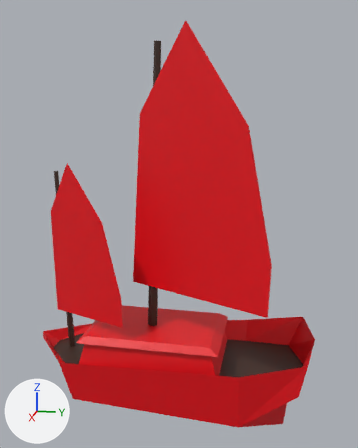
One commit to the Blender file wip/ship.blend: the scene before it, then after it.
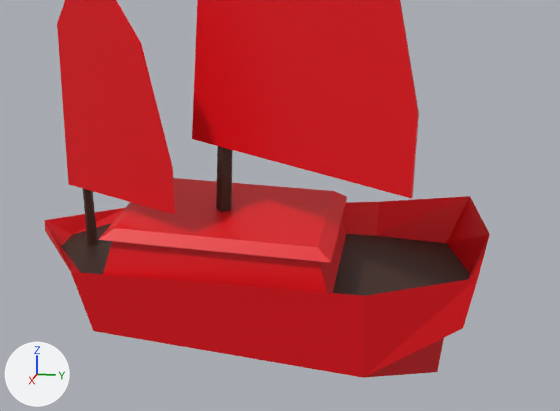
There are two pictures of each version: one whole from a camera (50 mm lens) standing at (6.13, 1.38, 3.88) and looking at (-0.01, 0.15, 2.34), one close up on the part from 4% to 100% of the width and 44% to 100% of the height. The lights are fixed; the arrows at lower left show +X, +Y and +Z. The first two pictures are the older version.

Objects in the first close-up: 'Body', 'Sail', 'Sail.001', 'cabin', 'cabin_roof'.
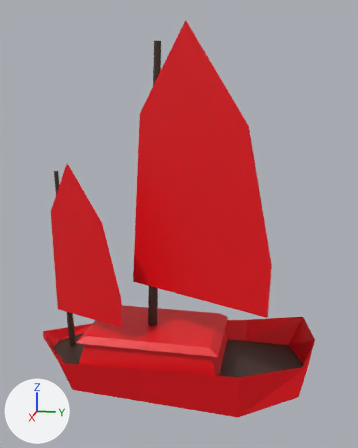
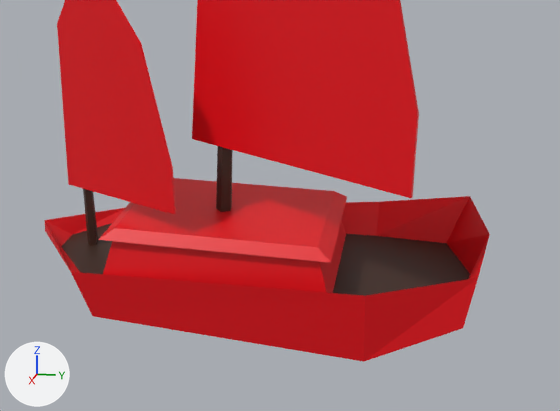
Commit message: fixed junk to have flat bottom

What changed in the scene script:
```text
Change me_cylinder:
    used by ob_body; location = (0.0, 0.53, 0.8)
    before: 4 (-0.54, -1.74, -0.84), 6 (-0.72, 0.5, -0.83), 20 (0.54, -1.74, -0.84) at pixel (93, 331), 22 (0.72, 0.5, -0.83) at pixel (363, 377)
    remove me_cylinder.from_pydata(...)  # 32 vertices, 42 faces; spans x -0.81..0.81, y -2.4..1.41, z -1.21..0.09
    add me_cylinder.from_pydata(...)  # 32 vertices, 42 faces; spans x -0.81..0.81, y -2.4..1.41, z -0.79..0.09
    me_cylinder part 1
    add for i in [4, 6, 20, 22]: me_cylinder.vertices[i].co += Vector((0.0, 0.0, 0.14))
    me_cylinder.vertices[10].co: (0.0, 1.07, -1.21) -> (0.0, 1.07, -0.79)  # pixel (437, 372) -> not seen
    me_cylinder.vertices[11].co: (0.0, -1.74, -1.2) -> (0.0, -1.74, -0.78)
```

Boxes (x1, y1, x2, y2) around the edits, measured in the close-ups (560 x 411 px; the box of a moved part takes in the faces that stretch with it):
'Body', reshaped (9% shorter)
    before: (44, 196, 490, 378)
    after: (44, 196, 490, 362)
part 1 of me_cylinder, moved or reshaped
    before: (71, 272, 464, 378)
    after: (71, 272, 464, 362)
